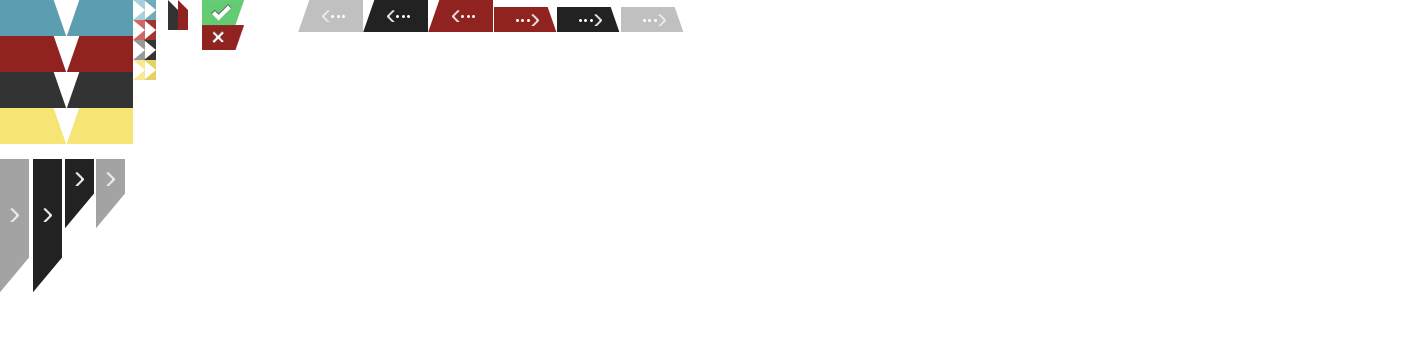
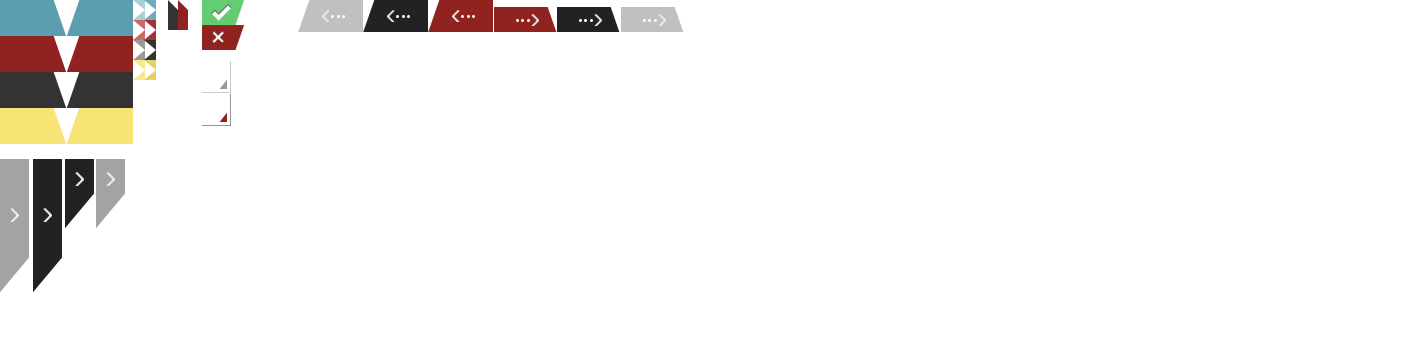
Layers edited between the first and the second 1418 × 340 image:
added group "action_box" with 6 layers above "ok" over (202, 61, 231, 126)
added layer "Calque 7" (50%) in group "action_box" over (219, 79, 227, 89)
added layer "Calque 8 copie 3" (50%) in group "action_box" over (202, 61, 231, 93)
added layer "Calque 8 copie 2" in group "action_box" over (202, 94, 231, 126)
added layer "Calque 7 copie" in group "action_box" over (219, 112, 227, 122)
showed "Calque 2" over (202, 61, 231, 126)
